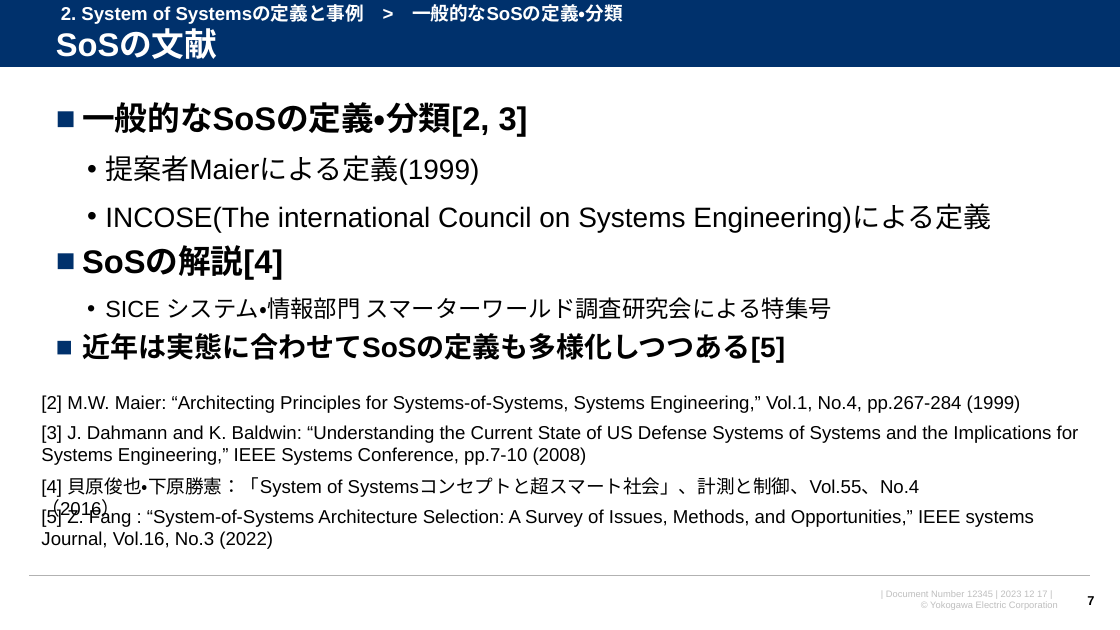
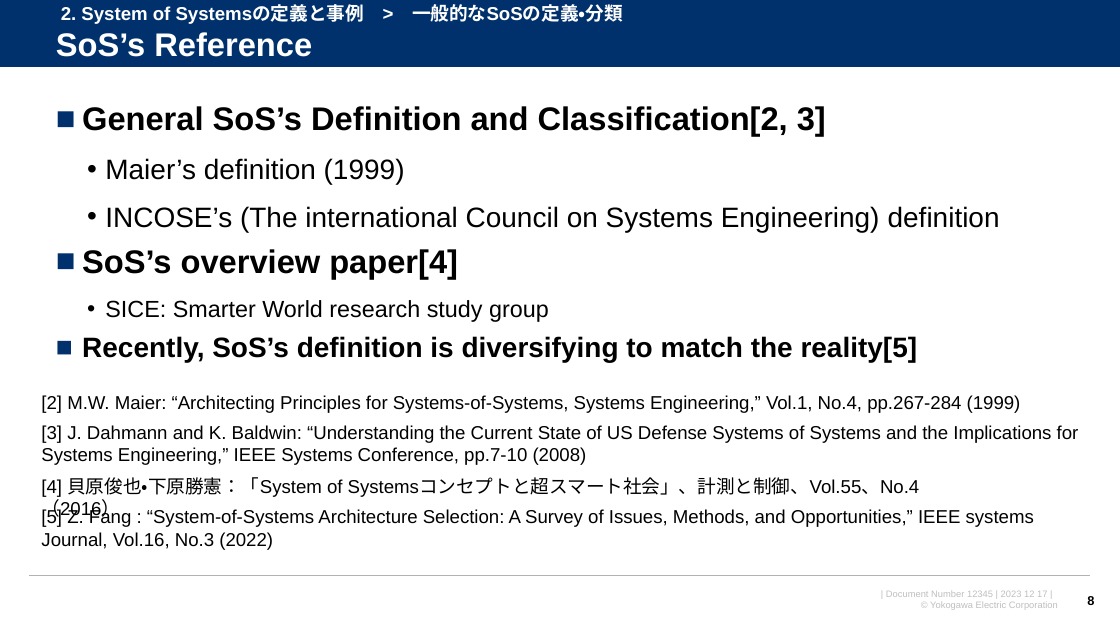
Before and after one commit to watarukumagai-git/opt, a slide deck: slide 8 of SoS/240322_SoS_kumagai.pptx (slide 7 before the commit). Drawn at 1120x630 pixels with LibreOffice and Linux fonts; fonts in the diff are those of the drawing; background and template pictures are left out. Boxes give left, top, right and bottom in pixels: in the first picture for what was removed or moved away, otherwise in the second. Text is boxed around its words. In the diff, an @@ line names an element or a change of style, - is before the commit and + after.

```diff
--- a/SoS/240322_SoS_kumagai.pptx
+++ b/SoS/240322_SoS_kumagai.pptx
@@ title at <box>56,32,312,57</box>: text changed @@
-SoSの文献
+SoS’s Reference
@@ text at <box>82,106,1000,363</box>: text changed; bold on @@
-■ 一般的なSoSの定義・分類[2, 3]
-  • 提案者Maierによる定義(1999)
-  • INCOSE(The international Council on Systems Engineering)による定義
-■ SoSの解説[4]
-  • SICE システム・情報部門 スマーターワールド調査研究会による特集号
-■ 近年は実態に合わせてSoSの定義も多様化しつつある[5]
+■ General SoS’s Definition and Classification[2, 3]
+  • Maier’s definition (1999)
+  • INCOSE’s (The international Council on Systems Engineering) definition
+■ SoS’s overview paper[4]
+  • SICE: Smarter World research study group
+■ Recently, SoS’s definition is diversifying to match the reality[5]
@@ page number at <box>1087,595,1094,608</box>: text changed @@
-7
+8
```
Also in this commit, not shown: 4 other slides changed, 4 slides added, 2 slides removed, 1 other file.
